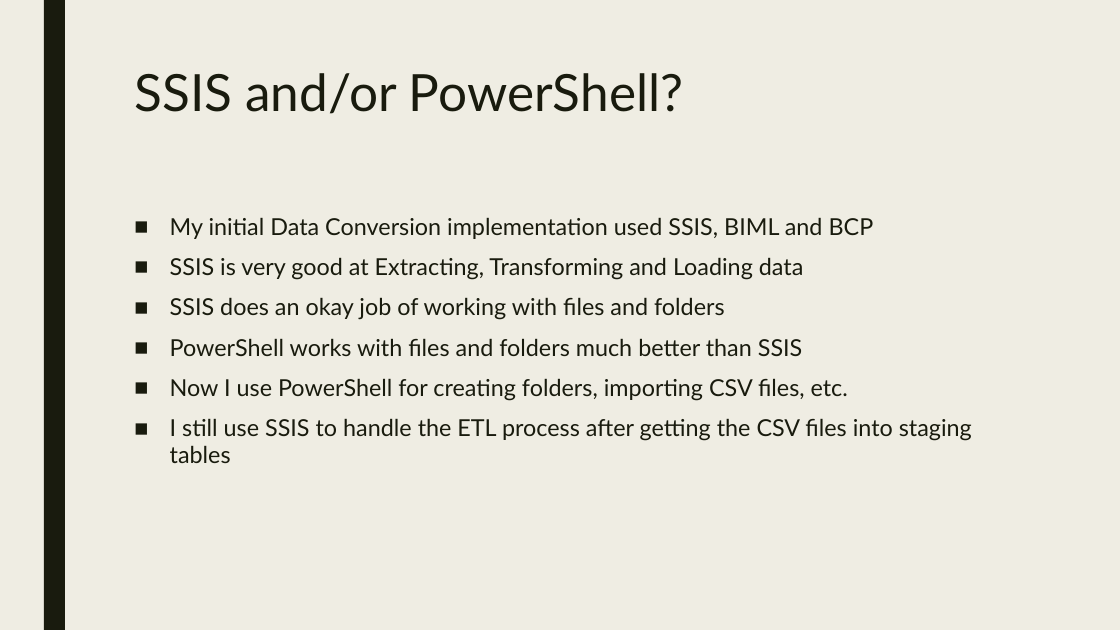
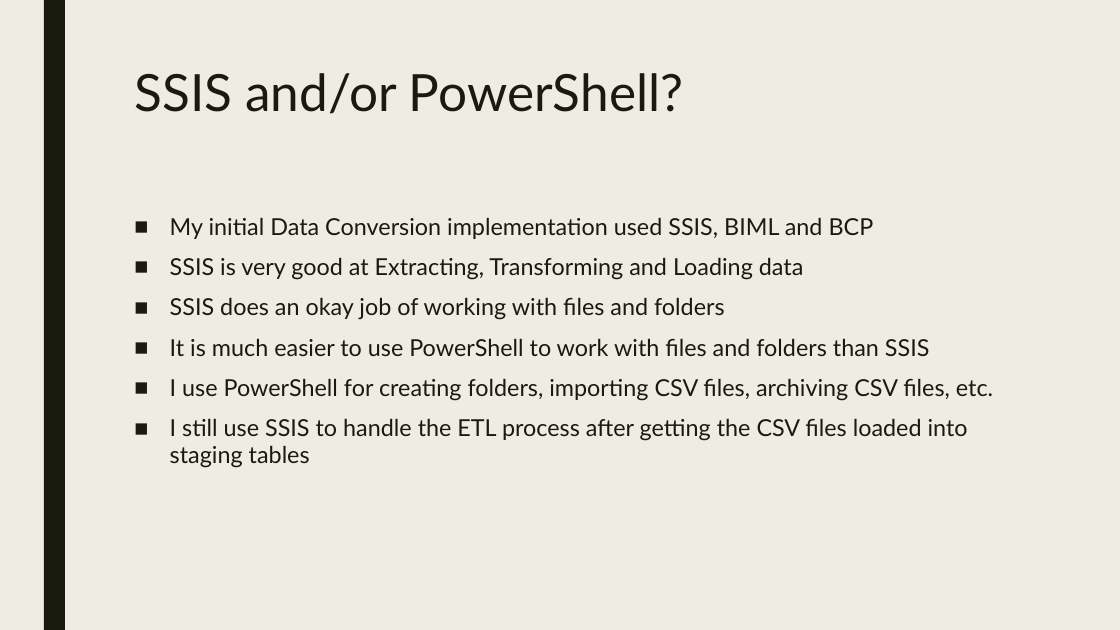
Before and after one commit to agent86ray/PowerShell-ETL-Framework, a slide deck: slide 3 of Powershell ETL framework.pptx. Drawn at 1120x630 pixels with LibreOffice and Linux fonts; fonts in the diff are those of the drawing. Boxes give left, top, right and bottom in pixels: in the first picture for what was removed or moved away, otherwise in the second. Text is boxed around its words. In the diff, an @@ line names an element or a change of style, - is before the commit and + after.

```diff
--- a/Powershell ETL framework.pptx
+++ b/Powershell ETL framework.pptx
@@ text at (170, 338, 993, 468): text changed @@
-■ PowerShell works with files and folders much better than SSIS
-■ Now I use PowerShell for creating folders, importing CSV files, etc.
-■ I still use SSIS to handle the ETL process after getting the CSV files into staging tables
+■ It is much easier to use PowerShell to work with files and folders than SSIS
+■ I use PowerShell for creating folders, importing CSV files, archiving CSV files, etc.
+■ I still use SSIS to handle the ETL process after getting the CSV files loaded into staging tables
```
Also in this commit, not shown: 5 other slides changed, 1 slide added, 7 other files.
